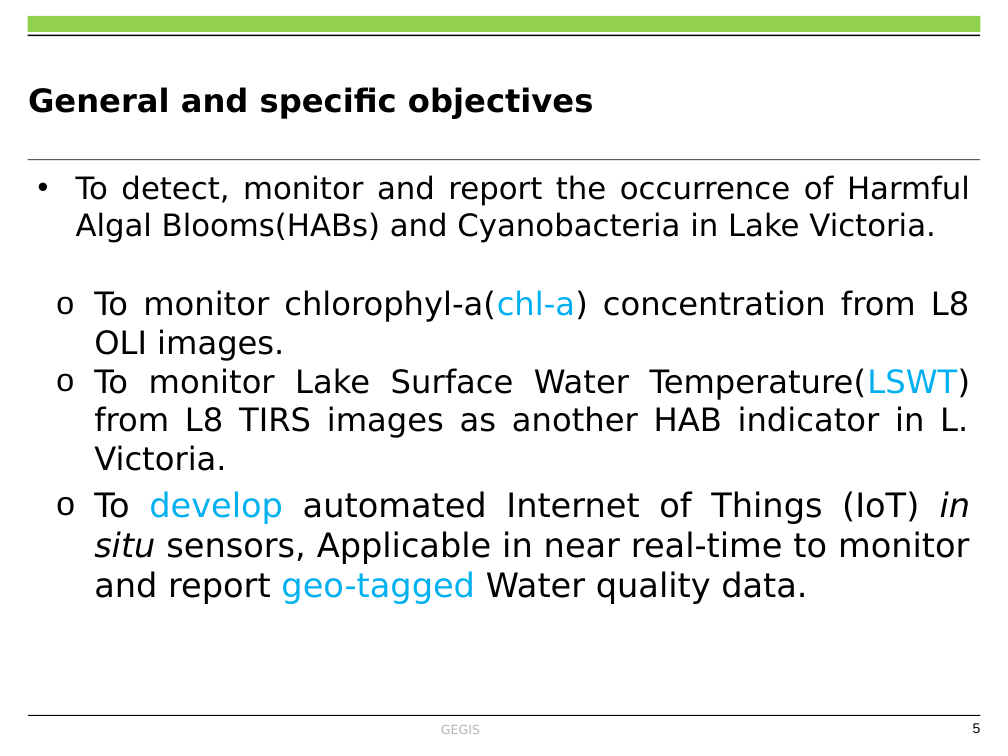
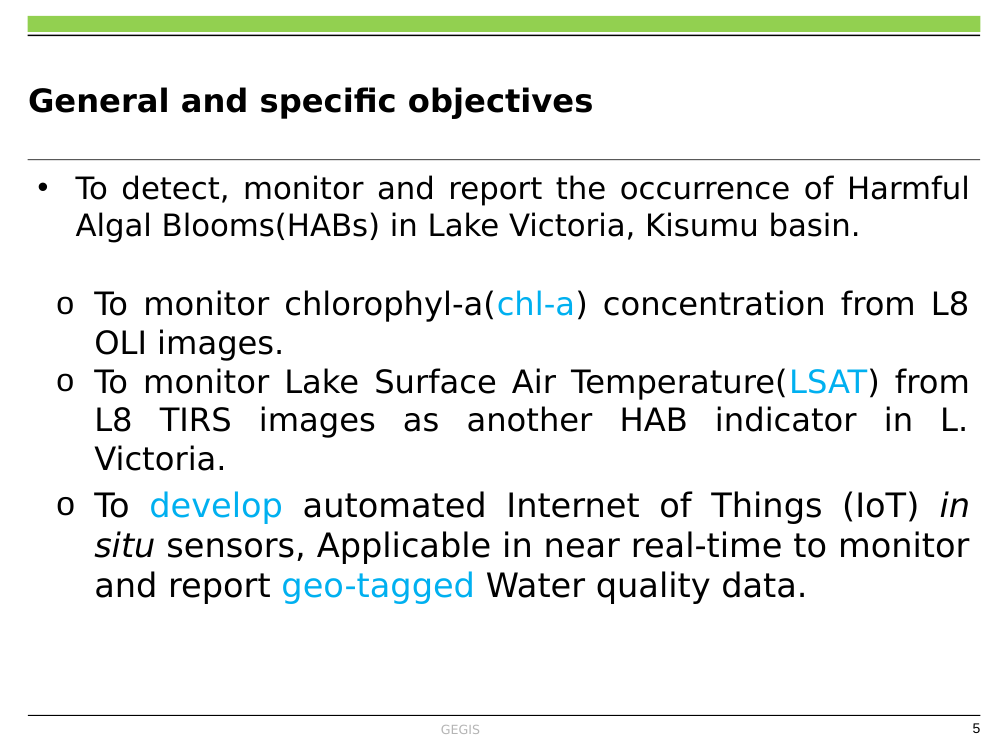
Before and after one commit to OkomoJacob/FinalYearProject, a slide deck: slide 5 of Dr. E Nduati, Superviser/Submissions/ENC222-0149_2017_OKOMO_JACOB_OKELLO_V3.pptx. Drawn at 1008x756 pixels with LibreOffice and Linux fonts; fonts in the diff are those of the drawing; background and template pictures are left out. Boxes give left, top, right and bottom in pixels: in the first picture for what was removed or moved away, otherwise in the second. Text is boxed around its words. In the diff, an @@ line names an element or a change of style, - is before the commit and + after.

```diff
--- a/Dr. E Nduati, Superviser/Submissions/ENC222-0149_2017_OKOMO_JACOB_OKELLO_V3.pptx
+++ b/Dr. E Nduati, Superviser/Submissions/ENC222-0149_2017_OKOMO_JACOB_OKELLO_V3.pptx
@@ text at (x1=76, y1=175, x2=970, y2=243): text changed @@
-• To detect, monitor and report the occurrence of Harmful Algal Blooms(HABs) and Cyanobacteria in Lake Victoria.
+• To detect, monitor and report the occurrence of Harmful Algal Blooms(HABs) in Lake Victoria, Kisumu basin.
@@ text at (x1=94, y1=368, x2=970, y2=471): text changed @@
-  o To monitor Lake Surface Water Temperature(LSWT) from L8 TIRS images as another HAB indicator in L. Victoria.
+  o To monitor Lake Surface Air Temperature(LSAT) from L8 TIRS images as another HAB indicator in L. Victoria.
```
Also in this commit, not shown: 8 other slides changed, 8 slides added, 3 slides removed, 1 other file.
